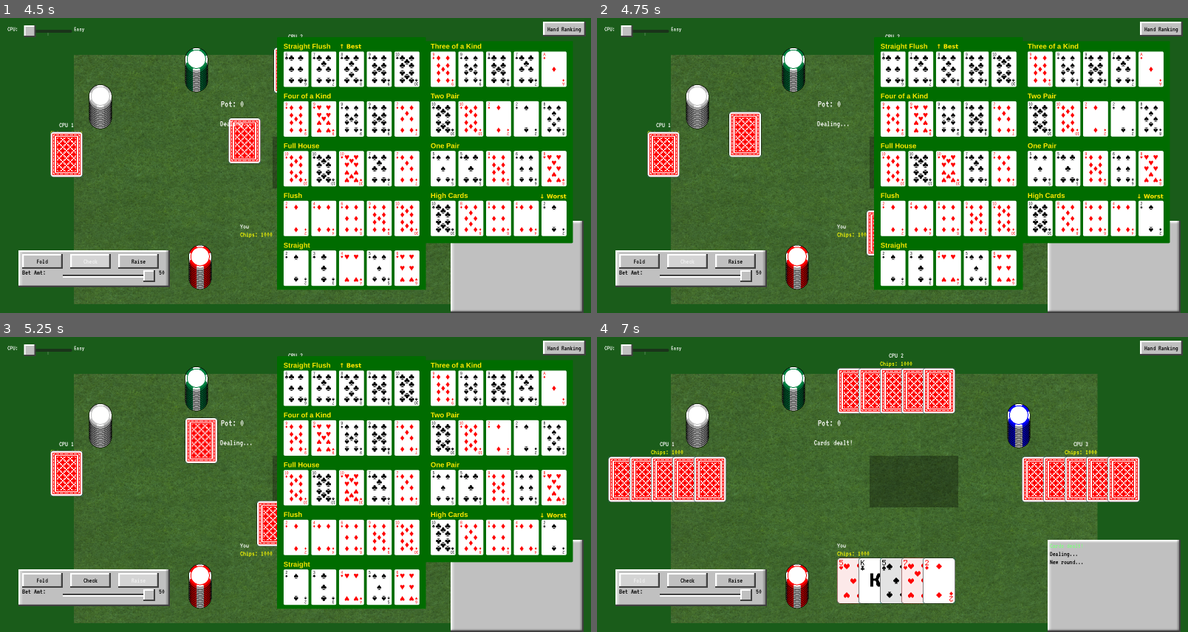
Above: before the commit, frames 1-4 (two rows, left to right).
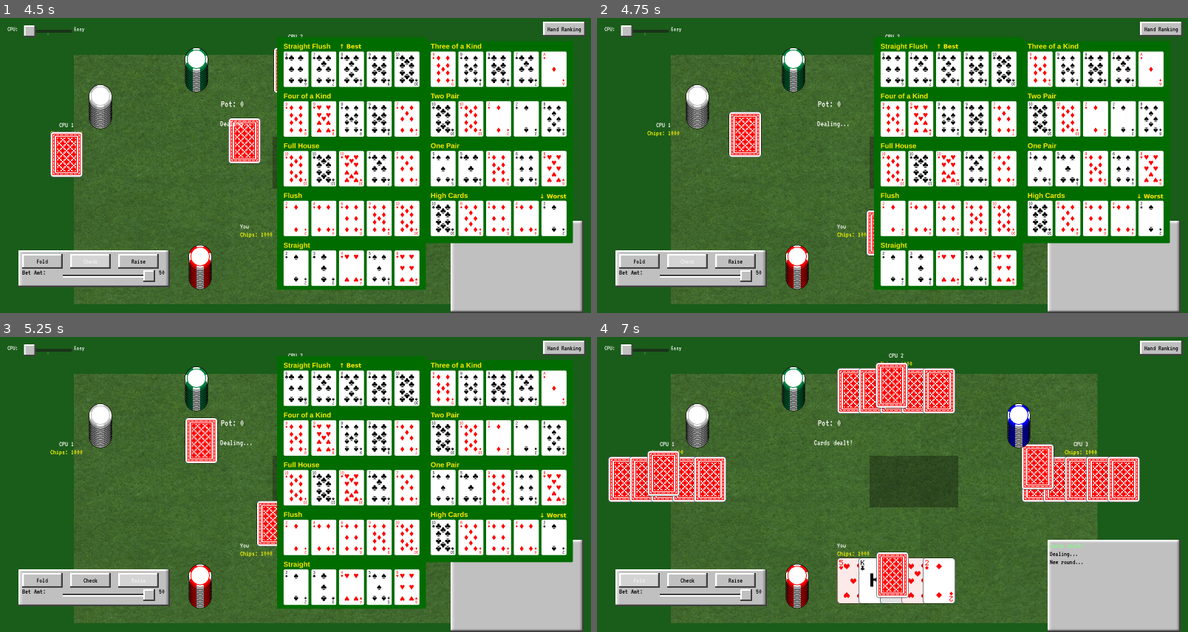
Above: after the commit, the same moments.

Repository: AzureJames/poker-stl
Game: Godot game, scene res://scene/main.tscn
The game is run twice, just before and just after one commit, with the same random seed, the same clock (stepped at 60 frames per second) and the same inputs.
Inputs (mouse positions are in pixels of both pictures, inside the frame that each line leads up to):
- Up to frame 1 (4.5 s): click "Rules" at 0.5 s; click (29, 35) at 1.25 s, where only the run before the commit has a clickable "Back"; click "Play" at 2 s; click "Hand Ranking" at 2.75 s; click "Fold" at 3.5 s; click "Check" at 4.25 s
- Up to frame 2 (4.75 s): no input
- Up to frame 3 (5.25 s): click "Raise" at 5 s
- Up to frame 4 (7 s): click "Hand Ranking" at 5.75 s; click "Fold" at 6.5 s

Frame 1 is identical in both runs. In frame 2, 0.9% of the frame differs, in the area x 8-14%, y 38-54%; in frame 3, 0.9%; in frame 4, 2.5%, in the area x 8-78%, y 8-89%.

Commit message:
messed w deal

Diff:
--- a/scene/main.tscn
+++ b/scene/main.tscn
@@ -9,6 +9,7 @@
 [ext_resource type="Script" uid="uid://joc4crsppm7s" path="res://script/chip_manager.gd" id="6_4j5ol"]
 [ext_resource type="Texture2D" uid="uid://bbfv2dh8efp02" path="res://asset/card_games,cards,clubs,diamonds,games,hearts,leisure,playing_cards,spades,stamps,symbols,MC900150875.png" id="6_tqoya"]
 [ext_resource type="Texture2D" uid="uid://d06t85bnsc1oo" path="res://asset/ace_of_spades,aces,card_games,creatures,fantasy,games,households,leisure,luck,metaphors,playing_cards,recreation,MC900364276.png" id="7_k65ib"]
+[ext_resource type="PackedScene" uid="uid://cuickpmvulfpe" path="res://scene/rules.tscn" id="8_k65ib"]
 [ext_resource type="AudioStream" uid="uid://bevfts8tuhmel" path="res://asset/Audio/pokerIntro3.mp3" id="10_tqoya"]
 
 [sub_resource type="StyleBoxEmpty" id="StyleBoxEmpty_4j5ol"]
@@ -137,6 +138,10 @@
 position = Vector2(1188, 234)
 texture = ExtResource("7_k65ib")
 
+[node name="Rules" parent="StartMenu" unique_id=1457951553 instance=ExtResource("8_k65ib")]
+unique_name_in_owner = true
+visible = false
+
 [node name="SoundManager" type="Node" parent="." unique_id=1441812669]
 script = ExtResource("5_qx8fy")
 
--- a/scene/rules.gd
+++ b/scene/rules.gd
@@ -2,4 +2,6 @@
 
 
 func _on_back_pressed() -> void:
-	get_tree().change_scene_to_file("res://scene/main.tscn")
+	$CanvasLayer.visible = false
+func _show():
+	$CanvasLayer.visible = true
--- a/scene/rules.tscn
+++ b/scene/rules.tscn
@@ -10,21 +10,24 @@
 [sub_resource type="StyleBoxEmpty" id="StyleBoxEmpty_oggkv"]
 
 [node name="Rules" type="Control" unique_id=1457951553]
+z_index = 1
 layout_mode = 3
 anchors_preset = 0
 offset_right = 1600.0
 offset_bottom = 800.0
 script = ExtResource("1_3qmv")
 
-[node name="ColorRect" type="ColorRect" parent="." unique_id=770456869]
-layout_mode = 0
+[node name="CanvasLayer" type="CanvasLayer" parent="." unique_id=910503079]
+layer = 6
+visible = false
+
+[node name="ColorRect" type="ColorRect" parent="CanvasLayer" unique_id=770456869]
 offset_right = 1600.0
 offset_bottom = 800.0
 color = Color(0.31422675, 0.43944678, 0.14869595, 1)
 metadata/_edit_lock_ = true
 
-[node name="TitleShadow" type="RichTextLabel" parent="." unique_id=360216550]
-layout_mode = 0
+[node name="TitleShadow" type="RichTextLabel" parent="CanvasLayer" unique_id=360216550]
 offset_left = 400.0
 offset_top = 32.0
 offset_right = 1200.0
@@ -35,8 +38,7 @@
 bbcode_enabled = true
 text = "[center]Rules[/center]"
 
-[node name="Title" type="RichTextLabel" parent="." unique_id=620148870]
-layout_mode = 0
+[node name="Title" type="RichTextLabel" parent="CanvasLayer" unique_id=620148870]
 offset_left = 400.0
 offset_top = 30.0
 offset_right = 1200.0
@@ -47,9 +49,8 @@
 bbcode_enabled = true
 text = "[center]Rules[/center]"
 
-[node name="BackButton" type="Button" parent="." unique_id=1544403793]
+[node name="BackButton" type="Button" parent="CanvasLayer" unique_id=1544403793]
 z_index = 2
-layout_mode = 0
 offset_left = 27.0
 offset_top = 25.0
 offset_right = 127.0
@@ -60,7 +61,7 @@
 theme_override_styles/normal = SubResource("StyleBoxEmpty_btn")
 text = "  Back  "
 
-[node name="NinePatchRect" type="NinePatchRect" parent="BackButton" unique_id=2063725567]
+[node name="NinePatchRect" type="NinePatchRect" parent="CanvasLayer/BackButton" unique_id=2063725567]
 z_index = -1
 layout_mode = 0
 offset_left = 1.0
@@ -73,8 +74,7 @@
 patch_margin_right = 4
 patch_margin_bottom = 4
 
-[node name="ScrollContainer" type="ScrollContainer" parent="." unique_id=1362977069]
-layout_mode = 0
+[node name="ScrollContainer" type="ScrollContainer" parent="CanvasLayer" unique_id=1362977069]
 offset_left = 60.0
 offset_top = 110.0
 offset_right = 1540.0
@@ -82,12 +82,12 @@
 theme_override_colors/scroll_hint_vertical_color = Color(0.8509804, 0, 0, 1)
 theme_override_styles/panel = SubResource("StyleBoxEmpty_oggkv")
 
-[node name="VBoxContainer" type="VBoxContainer" parent="ScrollContainer" unique_id=1444357240]
+[node name="VBoxContainer" type="VBoxContainer" parent="CanvasLayer/ScrollContainer" unique_id=1444357240]
 layout_mode = 2
 size_flags_horizontal = 3
 theme_override_constants/separation = 20
 
-[node name="Section1Heading" type="RichTextLabel" parent="ScrollContainer/VBoxContainer" unique_id=1130391792]
+[node name="Section1Heading" type="RichTextLabel" parent="CanvasLayer/ScrollContainer/VBoxContainer" unique_id=1130391792]
 custom_minimum_size = Vector2(0, 33)
 layout_mode = 2
 size_flags_horizontal = 3
@@ -97,7 +97,7 @@
 bbcode_enabled = true
 text = "[b]How to Play[/b]"
 
-[node name="Section1Body" type="RichTextLabel" parent="ScrollContainer/VBoxContainer" unique_id=1814187331]
+[node name="Section1Body" type="RichTextLabel" parent="CanvasLayer/ScrollContainer/VBoxContainer" unique_id=1814187331]
 custom_minimum_size = Vector2(0, 222)
 layout_mode = 2
 size_flags_horizontal = 3
@@ -106,7 +106,7 @@
 text = "Steal Poker is a unique variant of traditional poker. Each player is dealt 5 cards. After an ante and one commu …(286 unchanged characters)…
 autowrap_mode = 2
 
-[node name="Section1Heading2" type="RichTextLabel" parent="ScrollContainer/VBoxContainer" unique_id=45458632]
+[node name="Section1Heading2" type="RichTextLabel" parent="CanvasLayer/ScrollContainer/VBoxContainer" unique_id=45458632]
 custom_minimum_size = Vector2(0, 33)
 layout_mode = 2
 size_flags_horizontal = 3
@@ -116,7 +116,7 @@
 bbcode_enabled = true
 text = "[b]Phases[/b]"
 
-[node name="Section3Body2" type="RichTextLabel" parent="ScrollContainer/VBoxContainer" unique_id=119851935]
+[node name="Section3Body2" type="RichTextLabel" parent="CanvasLayer/ScrollContainer/VBoxContainer" unique_id=119851935]
 custom_minimum_size = Vector2(0, 444)
 layout_mode = 2
 size_flags_horizontal = 3
@@ -136,7 +136,7 @@
 -Round end: Player with the best hand wins the pot."
 autowrap_mode = 2
 
-[node name="Section2Heading" type="RichTextLabel" parent="ScrollContainer/VBoxContainer" unique_id=1695385292]
+[node name="Section2Heading" type="RichTextLabel" parent="CanvasLayer/ScrollContainer/VBoxContainer" unique_id=1695385292]
 custom_minimum_size = Vector2(0, 44)
 layout_mode = 2
 size_flags_horizontal = 3
@@ -146,7 +146,7 @@
 bbcode_enabled = true
 text = "[b]Hand Rankings[/b]"
 
-[node name="Section2Body" type="RichTextLabel" parent="ScrollContainer/VBoxContainer" unique_id=1080434874]
+[node name="Section2Body" type="RichTextLabel" parent="CanvasLayer/ScrollContainer/VBoxContainer" unique_id=1080434874]
 custom_minimum_size = Vector2(0, 222)
 layout_mode = 2
 size_flags_horizontal = 3
@@ -155,7 +155,7 @@
 text = "Standard poker hand rankings apply. See the reference chart below for common hand types from highest to lowest, starting with straight flush and 4 of a kind."
 autowrap_mode = 2
 
-[node name="HandsTexture" type="TextureRect" parent="ScrollContainer/VBoxContainer" unique_id=918094285]
+[node name="HandsTexture" type="TextureRect" parent="CanvasLayer/ScrollContainer/VBoxContainer" unique_id=918094285]
 custom_minimum_size = Vector2(120, 888)
 layout_mode = 2
 size_flags_horizontal = 3
@@ -163,7 +163,7 @@
 expand_mode = 2
 stretch_mode = 5
 
-[node name="Section3Heading" type="RichTextLabel" parent="ScrollContainer/VBoxContainer" unique_id=648855923]
+[node name="Section3Heading" type="RichTextLabel" parent="CanvasLayer/ScrollContainer/VBoxContainer" unique_id=648855923]
 custom_minimum_size = Vector2(0, 44)
 layout_mode = 2
 size_flags_horizontal = 3
@@ -173,7 +173,7 @@
 bbcode_enabled = true
 text = "[b]Strategy[/b]"
 
-[node name="Section3Body" type="RichTextLabel" parent="ScrollContainer/VBoxContainer" unique_id=1852767209]
+[node name="Section3Body" type="RichTextLabel" parent="CanvasLayer/ScrollContainer/VBoxContainer" unique_id=1852767209]
 custom_minimum_size = Vector2(0, 333)
 layout_mode = 2
 size_flags_horizontal = 3
@@ -185,4 +185,4 @@
 Steal: It may be useful to ruin the other player's hand instead of benefitting your own if their cards don't help you much. Keep your mind open to changing your hand strategy during the steal."
 autowrap_mode = 2
 
-[connection signal="pressed" from="BackButton" to="." method="_on_back_pressed"]
+[connection signal="pressed" from="CanvasLayer/BackButton" to="." method="_on_back_pressed"]
--- a/scene/startmenu_box_container.gd
+++ b/scene/startmenu_box_container.gd
@@ -14,4 +14,4 @@
 
 
 func _on_button_2_pressed() -> void:
-	get_tree().change_scene_to_file("res://scene/rules.tscn")
+	%Rules._show()
--- a/script/game_manager.gd
+++ b/script/game_manager.gd
@@ -78,6 +78,10 @@
 func _ready():
 	randomize()
 	build_ui()
+
+func _physics_process(delta: float) -> void:
+	if Input.is_action_just_pressed("ui_cancel"):
+		$StartMenu.visible = !$StartMenu.visible
 
 func _on_discard_pressed():
 	discard_button.visible = false
@@ -680,16 +684,24 @@
 		targets.append(panel.position + panel.size * 0.5)
 
 	var anim_cards = []
+#generate sprites before move to center
+	for i in range(NUM_PLAYERS):
+		var cnt := 0
+		while cnt < 5:
+			var tr = make_card_back_sprite()
+			tr.position = Vector2(4000,4000)
+			add_child(tr)
+			anim_cards.append(tr)
+			cnt+=1
+
 
 	for round in range(5):
 		for i in range(NUM_PLAYERS):
 			var card_data = deck.pop_back()
 			player_hands[i].append(card_data)
 
-			var tr = make_card_back_sprite()
+			var tr = anim_cards[i]
 			tr.position = center_pos - Vector2(CARD_W * 0.5, CARD_H * 0.5)
-			add_child(tr)
-			anim_cards.append(tr)
 
 			var tween = create_tween()
 			tween.tween_property(tr, "position", targets[i] - Vector2(CARD_W * 0.5, CARD_H * 0.5), 0.5).set_trans(Tween.TRANS_QUAD).set_ease(Tween.EASE_OUT)
@@ -697,17 +709,15 @@
 			$SoundManager.play_card_flip()
 			await get_tree().create_timer(0.14).timeout
 
-
+	for i in range(NUM_PLAYERS):
+		update_hand_display(i)
+
+	_announce("Cards dealt!")
+	if RELEASE_MODE: await get_tree().create_timer(0.3).timeout
 
 	for tr in anim_cards:
 		remove_child(tr)
 		tr.queue_free()
-
-	for i in range(NUM_PLAYERS):
-		update_hand_display(i)
-
-	_announce("Cards dealt!")
-	if RELEASE_MODE: await get_tree().create_timer(0.3).timeout
 
 func update_hand_display(player_idx: int, face_up: bool = false):
 	var container = player_panel[player_idx].hand_container
